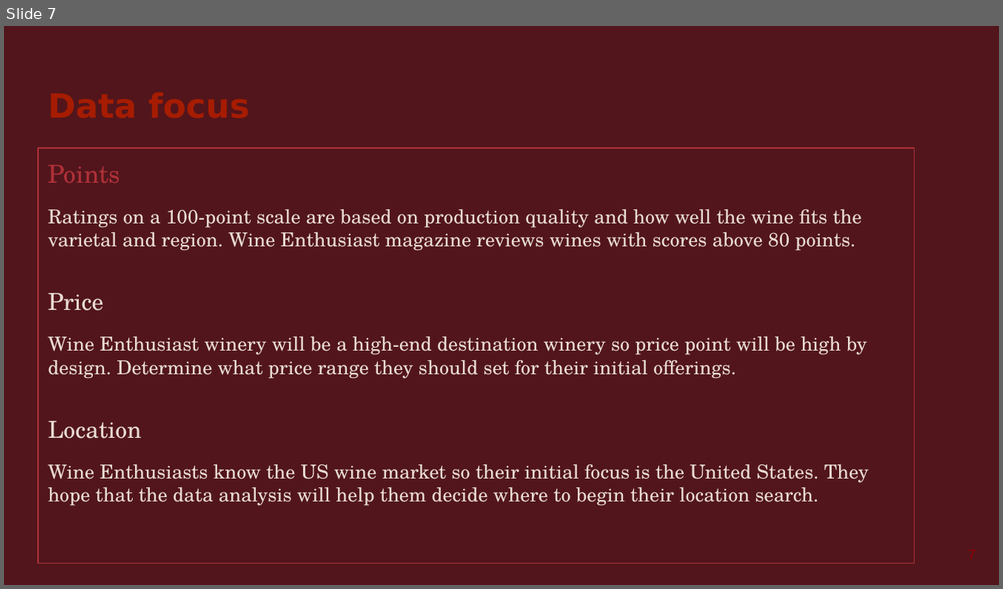
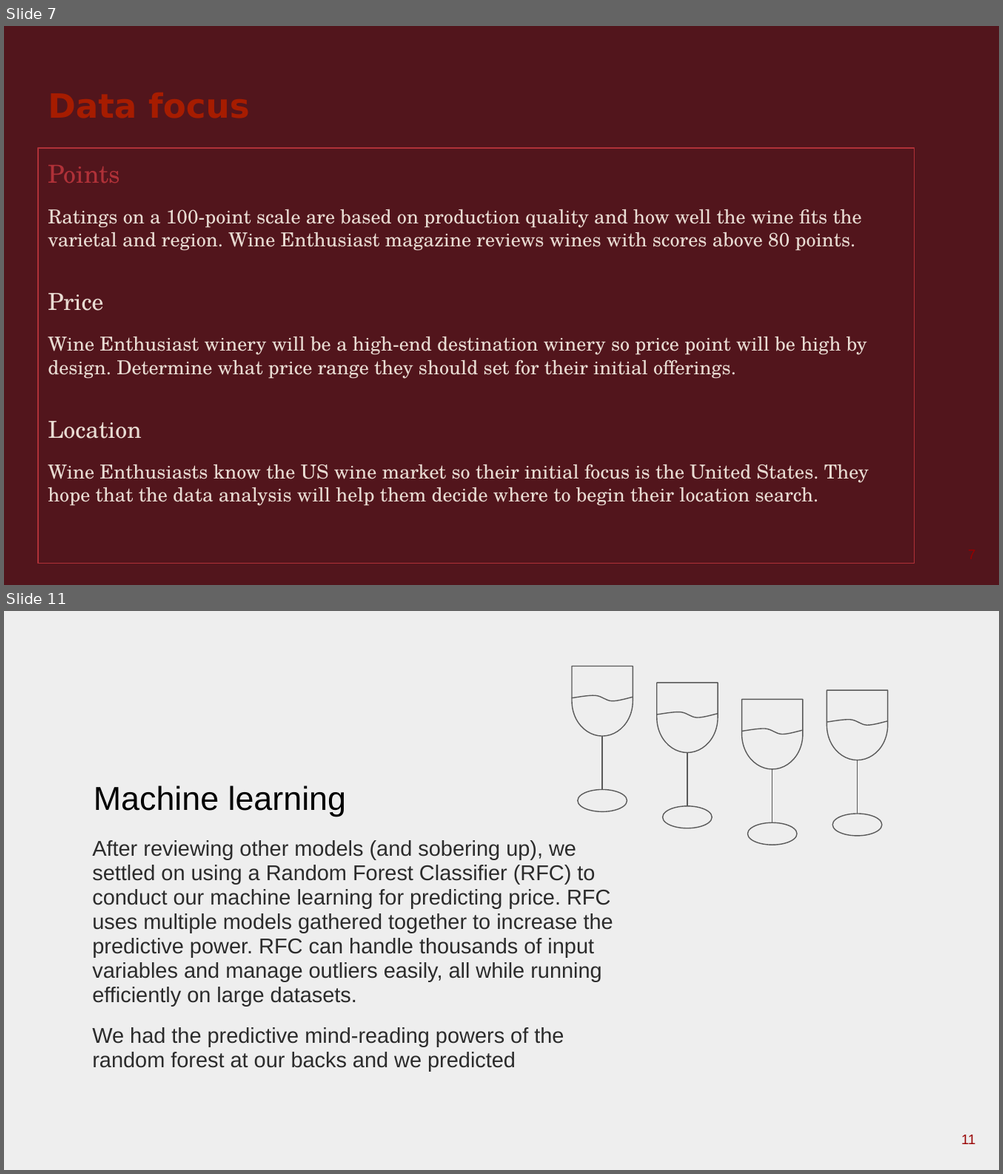
Before and after one commit to rkaysen63/Wine_Enthusiasts, a slide deck: Delia/WineEnthusiasts_d2.pptx. Shown one above the other, each under a label of ours: slide 7 before the commit, slides 7 and 11 after it; the slides between them are not shown. The pictures are 1003x589 and 1003x1174 pixels, drawn with LibreOffice and Linux fonts; fonts in the diff are those of the drawing. Boxes give left, top, right and bottom in pixels: in the first picture for what was removed or moved away, otherwise in the second. Text is boxed around its words. In the diff, an @@ line names an element or a change of style, - is before the commit and + after.

```diff
--- a/Delia/WineEnthusiasts_d2.pptx
+++ b/Delia/WineEnthusiasts_d2.pptx
@@ slide 11 added at bbox=[4, 611, 999, 1170], background #EEEEEE @@
@@ group added at bbox=[571, 667, 888, 845]: 4 flow chart delays, 4 ellipses, 4 freeform shapes, 4 lines @@
@@ text added at bbox=[94, 786, 346, 817], 24 pt, text #000000 @@
+Machine learning
@@ text added at bbox=[92, 840, 613, 1071], 15.5 pt, text #2B2B2B @@
+After reviewing other models (and sobering up), we settled on using a Random Forest Classifier (RFC) to conduct our machine learning for predicting price. RFC uses multiple models gathered together to increase the predictive power. RFC can handle thousands of input variables and manage outliers easily, all while running efficiently on large datasets.
+We had the predictive mind-reading powers of the random forest at our backs and we predicted
@@ page number added at bbox=[961, 1135, 975, 1145], 10 pt, text #980000 @@
+11
```
Also in this commit, not shown: 8 slides changed, 3 other slides added.
